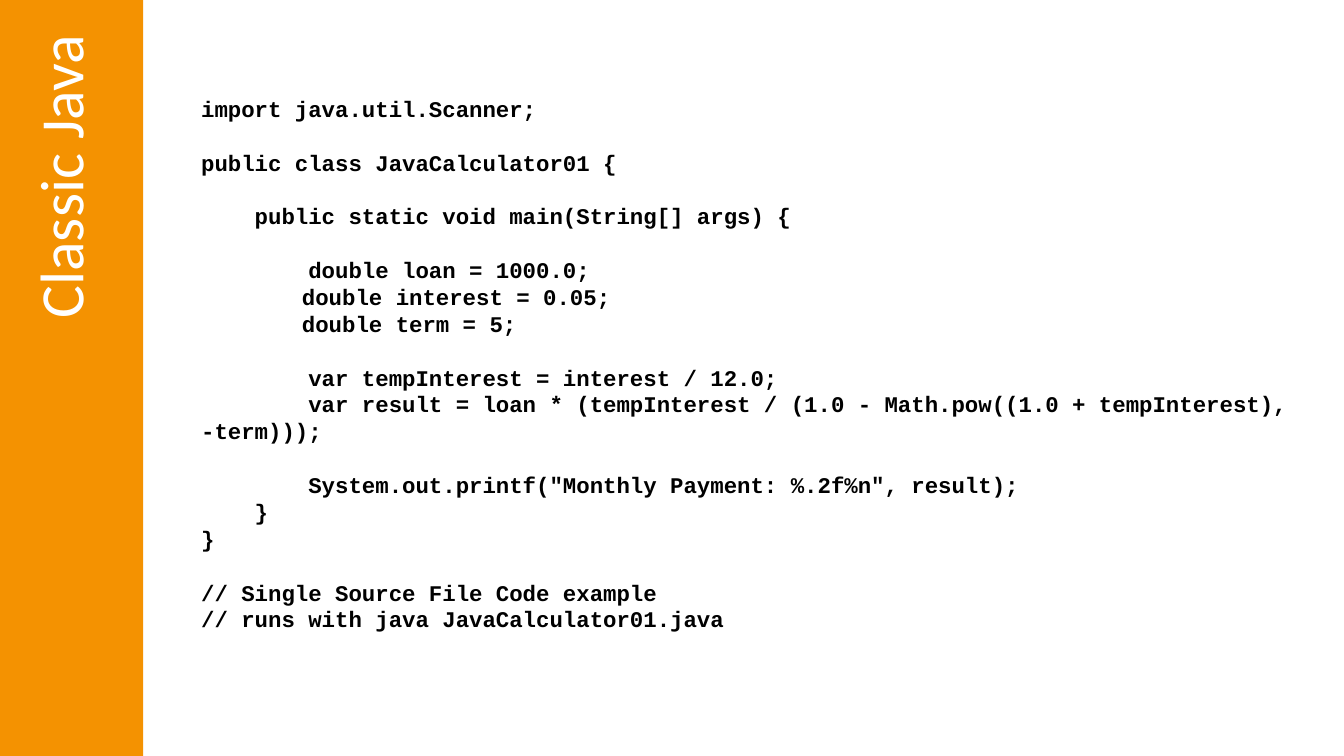
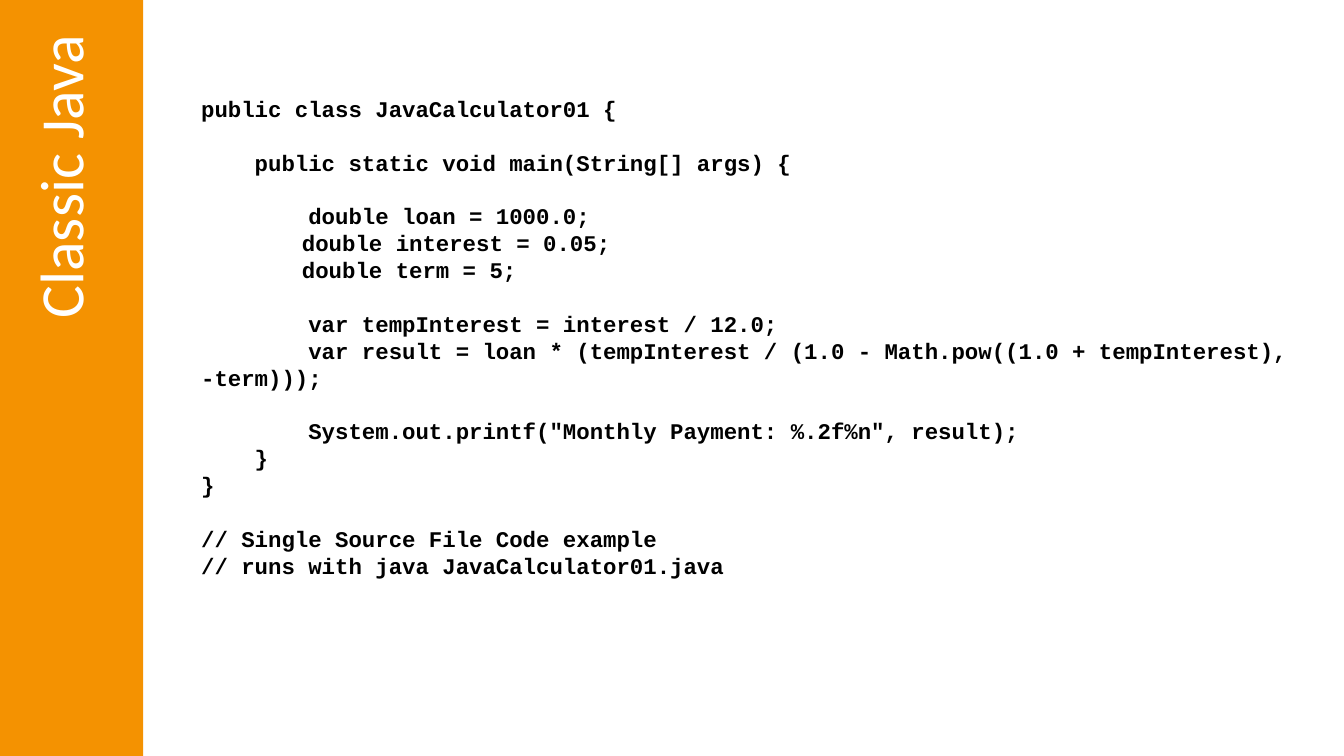
Before and after one commit to omniprof/JCP_EC_Education_WG_Presentation, a slide deck: slide 26 of Java in Education For JUGs 2.0 without notes.pptx. Drawn at 1344x756 pixels with LibreOffice and Linux fonts; fonts in the diff are those of the drawing. Boxes give left, top, right and bottom in pixels: in the first picture for what was removed or moved away, otherwise in the second. Text is boxed around its words. In the diff, an @@ line names an element or a change of style, - is before the commit and + after.

Commit message:
Removed unneeded import from first Java example vs Python

```diff
--- a/Java in Education For JUGs 2.0 without notes.pptx
+++ b/Java in Education For JUGs 2.0 without notes.pptx
@@ text at box(201, 101, 536, 122): paragraph removed @@
-import java.util.Scanner;
```
Also in this commit, not shown: 1 other slide changed, 1 other file.
